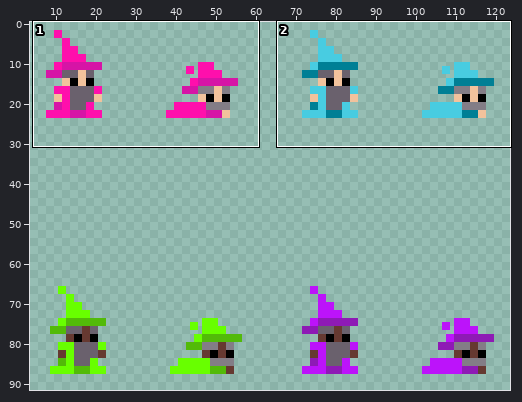
Two states of a sprite sheet, content/sprites/skins/wizard.png. The picture above shows the old version from afar; the outline marks the close-up.
Close-up. The starting point:
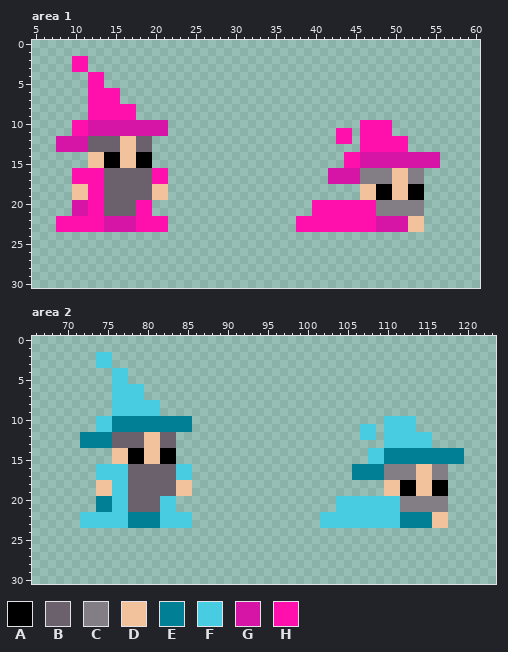
The file is 128x128 pixels. Colours within 5 levels of each other are drawn and written as one. Shown: area 1: x 5..60, y 0..30; area 2: x 66..123, y 0..30. The wide view leaves out empty margins. The commit also changed other parts of the picture, which this record leaves out.
Palette (. is transparent): A #000000  B #6a616d  C #837d86  D #f2c29c  E #007f95  F #48cce1  G #d614a6  H #ff0fac
New version:
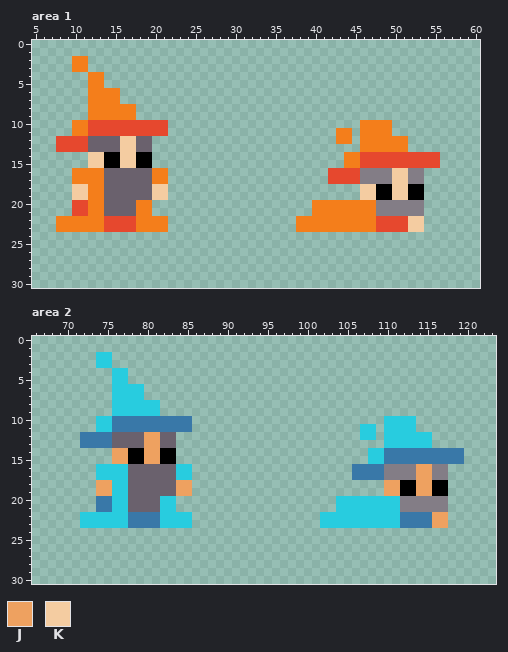
Colours new in this view: J #eea160  K #f4cca1
Edits made:
@@ palette @@
-E #007f95
+E #3978a8
-F #48cce1
+F #28ccdf
-G #d614a6
+G #e6482e
-H #ff0fac
+H #f47e1b
--- area 1
@@ x 5..60 @@
 11 .....HHGGGGGGGGGG.....................HH.HHHH...........
-12 ...GGGGBBBBDDBB.......................HH.HHHHHH.........
-13 ...GGGGBBBBDDBB..........................HHHHHH.........
-14 .......DDAADDAA........................HHGGGGGGGGGG.....
-15 .......DDAADDAA........................HHGGGGGGGGGG.....
-16 .....HHHHBBBBBBHH....................GGGGCCCCDDCC.......
-17 .....HHHHBBBBBBHH....................GGGGCCCCDDCC.......
-18 .....DDHHBBBBBBDD........................DDAADDAA.......
-19 .....DDHHBBBBBBDD........................DDAADDAA.......
+12 ...GGGGBBBBKKBB.......................HH.HHHHHH.........
+13 ...GGGGBBBBKKBB..........................HHHHHH.........
+14 .......KKAAKKAA........................HHGGGGGGGGGG.....
+15 .......KKAAKKAA........................HHGGGGGGGGGG.....
+16 .....HHHHBBBBBBHH....................GGGGCCCCKKCC.......
+17 .....HHHHBBBBBBHH....................GGGGCCCCKKCC.......
+18 .....KKHHBBBBBBKK........................KKAAKKAA.......
+19 .....KKHHBBBBBBKK........................KKAAKKAA.......
 20 .....GGHHBBBBHH....................HHHHHHHHCCCCCC.......
 21 .....GGHHBBBBHH....................HHHHHHHHCCCCCC.......
-22 ...HHHHHHGGGGHHHH................HHHHHHHHHHGGGGDD.......
-23 ...HHHHHHGGGGHHHH................HHHHHHHHHHGGGGDD.......
+22 ...HHHHHHGGGGHHHH................HHHHHHHHHHGGGGKK.......
+23 ...HHHHHHGGGGHHHH................HHHHHHHHHHGGGGKK.......
 24 ........................................................
--- area 2
@@ x 66..123 @@
 11 ........FFEEEEEEEEEE.....................FF.FFFF..........
-12 ......EEEEBBBBDDBB.......................FF.FFFFFF........
-13 ......EEEEBBBBDDBB..........................FFFFFF........
-14 ..........DDAADDAA........................FFEEEEEEEEEE....
-15 ..........DDAADDAA........................FFEEEEEEEEEE....
-16 ........FFFFBBBBBBFF....................EEEECCCCDDCC......
-17 ........FFFFBBBBBBFF....................EEEECCCCDDCC......
-18 ........DDFFBBBBBBDD........................DDAADDAA......
-19 ........DDFFBBBBBBDD........................DDAADDAA......
+12 ......EEEEBBBBJJBB.......................FF.FFFFFF........
+13 ......EEEEBBBBJJBB..........................FFFFFF........
+14 ..........JJAAJJAA........................FFEEEEEEEEEE....
+15 ..........JJAAJJAA........................FFEEEEEEEEEE....
+16 ........FFFFBBBBBBFF....................EEEECCCCJJCC......
+17 ........FFFFBBBBBBFF....................EEEECCCCJJCC......
+18 ........JJFFBBBBBBJJ........................JJAAJJAA......
+19 ........JJFFBBBBBBJJ........................JJAAJJAA......
 20 ........EEFFBBBBFF....................FFFFFFFFCCCCCC......
 21 ........EEFFBBBBFF....................FFFFFFFFCCCCCC......
-22 ......FFFFFFEEEEFFFF................FFFFFFFFFFEEEEDD......
-23 ......FFFFFFEEEEFFFF................FFFFFFFFFFEEEEDD......
+22 ......FFFFFFEEEEFFFF................FFFFFFFFFFEEEEJJ......
+23 ......FFFFFFEEEEFFFF................FFFFFFFFFFEEEEJJ......
 24 ..........................................................
Where, in picture pixels (left, top, right, bottom), the same in both close-ups:
changed: (56, 56, 168, 232)
changed: (296, 120, 440, 232)
changed: (80, 352, 192, 528)
changed: (320, 416, 464, 528)
